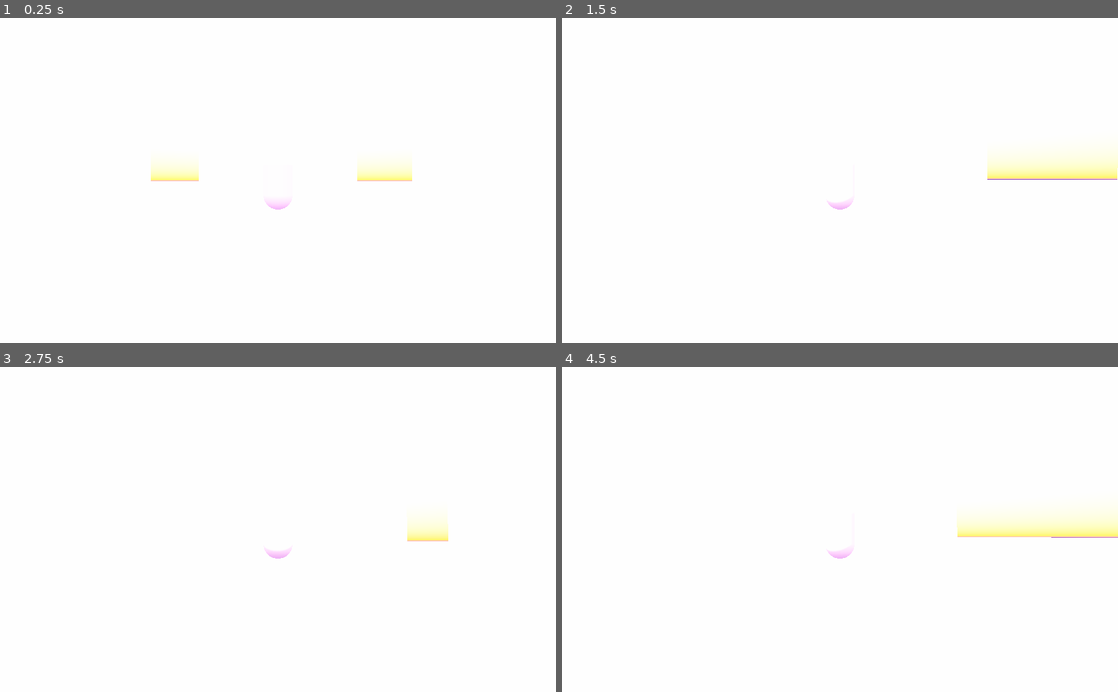
Above: before the commit, frames 1-4 (two rows, left to right).
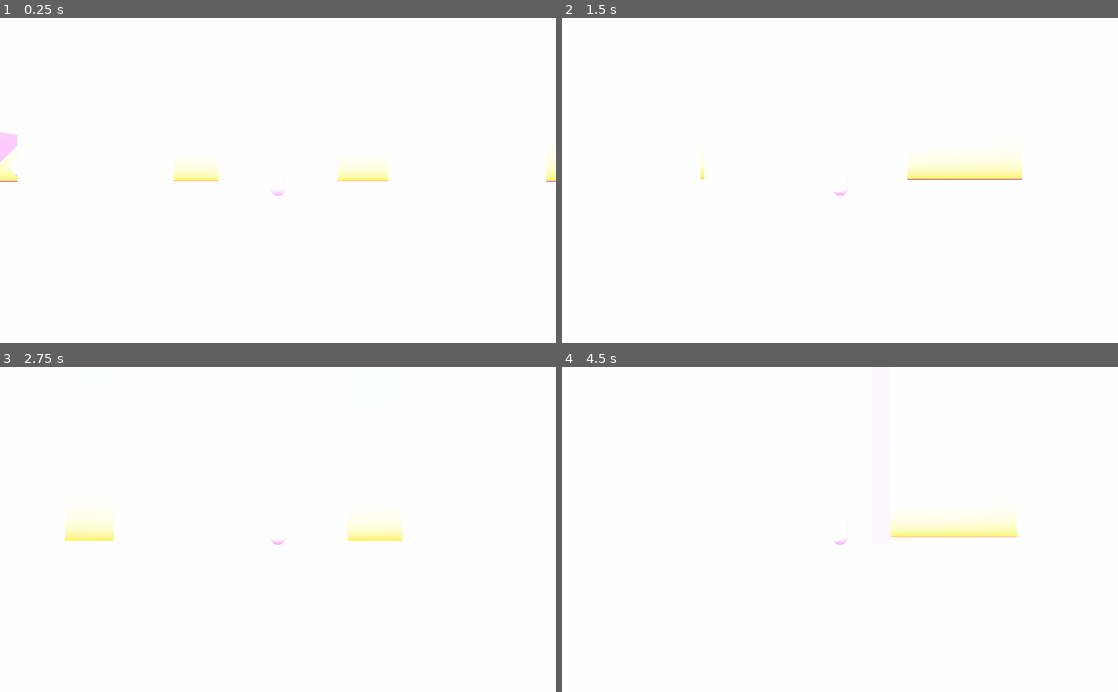
Above: after the commit, the same moments.

Repository: ChewieCB/Alpacolypse
Game: Godot game, scene res://src/levels/tl_cam_01/TL_Cam_01.tscn
Two runs of this game, one before a commit and one after it. Both use one fixed random seed, a clock stepped at 60 frames per second and the inputs below. This scene is started directly instead of the project's main scene.
Inputs (mouse positions are in pixels of both pictures, inside the frame that each line leads up to):
- Up to frame 1 (0.25 s): no input
- Up to frame 2 (1.5 s): tap Enter at 0.5 s; move the mouse to (867, 180) at 0.52 s; hold Shift (p1_charge) 0.53-1.28 s; hold W (p1_move_forwards) from 0.53 s (still down); tap Space (p1_jump) at 0.77 s; move the mouse to (812, 180) at 1.27 s; tap Down (p1_look_down) at 1.35 s
- Up to frame 3 (2.75 s): keep holding W (p1_move_forwards); tap Space (p1_jump) at 1.52 s; move the mouse to (289, 523) at 2.02 s; hold Left (p1_look_left) from 2.03 s (still down)
- Up to frame 4 (4.5 s): keep holding W (p1_move_forwards); move the mouse to (834, 536) at 2.77 s; release Left (p1_look_left) at 2.78 s; tap Right (p1_look_right) at 2.85 s; tap Space (p1_jump) at 3.02, 3.77 s; move the mouse to (878, 532) at 3.52 s; hold Up (p1_look_up) 3.53-4.28 s; move the mouse to (795, 526) at 4.27 s; click (795, 526) at 4.35 s

The runs differ from the first frame. In frame 1, 1.3% of the frame differs, in the area x 0-100%, y 35-59%; in frame 2, 2.2%, in the area x 24-100%, y 42-59%; in frame 3, 1.6%; in frame 4, 1.9%.
Error before the commit: Attempt to call function 'is_colliding' in base 'null instance' on a null instance. (res://src/player/src/camera/camera_controller.gd:33)

Commit message:
Tweaks To Player State Movement Values

Diff:
--- a/src/player/src/PlayerController.tscn
+++ b/src/player/src/PlayerController.tscn
@@ -12,6 +12,7 @@
 [ext_resource path="res://src/player/src/state_machine/player_states/charge_jumping.gd" type="Script" id=10]
 [ext_resource path="res://src/player/src/state_machine/player_states/knockback.gd" type="Script" id=11]
 [ext_resource path="res://src/player/src/camera/camera_controller.gd" type="Script" id=12]
+[ext_resource path="res://src/ui/debug/StatusLabels.tscn" type="PackedScene" id=13]
 
 [sub_resource type="CapsuleShape" id=1]
 radius = 0.5
@@ -21,15 +22,10 @@
 
 [sub_resource type="RayShape" id=3]
 
-[sub_resource type="DynamicFontData" id=4]
-font_path = "res://assets/fonts/Daily Hours.ttf"
+[sub_resource type="ViewportTexture" id=8]
+viewport_path = NodePath("StatusLabels/Viewport")
 
-[sub_resource type="DynamicFont" id=5]
-size = 64
-font_data = SubResource( 4 )
-
-[sub_resource type="ViewportTexture" id=6]
-viewport_path = NodePath("StatusLabels/Viewport")
+[sub_resource type="SphereShape" id=7]
 
 [node name="Player" type="KinematicBody"]
 collision_layer = 2
@@ -80,37 +76,35 @@
 [node name="Knockback" type="Node" parent="StateMachine/Movement"]
 script = ExtResource( 11 )
 
-[node name="StatusLabels" type="Spatial" parent="."]
+[node name="StatusLabels" parent="." instance=ExtResource( 13 )]
 
-[node name="Viewport" type="Viewport" parent="StatusLabels"]
-size = Vector2( 320, 76 )
-transparent_bg = true
-
-[node name="StateLabel" type="Label" parent="StatusLabels/Viewport"]
-anchor_right = 1.0
-anchor_bottom = 1.0
-margin_top = -19.0
-margin_bottom = -19.0
-rect_scale = Vector2( 1, 2 )
-custom_fonts/font = SubResource( 5 )
-text = "TEMP LABEL"
-align = 1
-valign = 1
-
-[node name="Sprite3D" type="Sprite3D" parent="StatusLabels"]
-transform = Transform( 1.5, 0, 0, 0, 1, 0, 0, 0, 1, 0, 3.5, 0 )
-flip_v = true
-billboard = 1
-texture = SubResource( 6 )
+[node name="Sprite3D" parent="StatusLabels" index="1"]
+texture = SubResource( 8 )
 
 [node name="CameraPivot" type="Spatial" parent="."]
 transform = Transform( 1, 0, 0, 0, 1, 0, 0, 0, 1, 0, 1, 0 )
 script = ExtResource( 12 )
 
 [node name="Camera" type="ClippedCamera" parent="CameraPivot"]
-transform = Transform( -4.37114e-08, 0, 1, 0, 1, 0, -1, 0, -4.37114e-08, 8, 0, -3.49691e-07 )
+transform = Transform( -4.37114e-08, 0, 1, 0, 1, 0, -1, 0, -4.37114e-08, 16, 0, 0 )
 current = true
 near = 0.01
 far = 1000.0
-margin = 1.6
+margin = 2.0
 clip_to_areas = true
+
+[node name="Area" type="Area" parent="CameraPivot/Camera"]
+collision_mask = 3
+
+[node name="CollisionShape" type="CollisionShape" parent="CameraPivot/Camera/Area"]
+shape = SubResource( 7 )
+
+[node name="MaxRayCast" type="RayCast" parent="CameraPivot"]
+enabled = true
+cast_to = Vector3( 16, 0, 0 )
+
+[node name="MinRayCast" type="RayCast" parent="CameraPivot"]
+enabled = true
+cast_to = Vector3( 2, 0, 0 )
+
+[editable path="StatusLabels"]
--- a/src/player/src/state_machine/player_states/_movement.gd
+++ b/src/player/src/state_machine/player_states/_movement.gd
@@ -8,9 +8,9 @@
 # TODO: Make these null and raise an exception to indicate bad State extension
 #       to better separate movement vars.
 export var max_speed = 0
-export var move_speed = 10
+export var move_speed = 20
 export var gravity = -80.0
-export var jump_impulse = 30
+export var jump_impulse = 35
 export (float, 0.1, 20.0, 0.1) var rotation_speed_factor := 10.0
 
 export (int, 0, 200) var inertia = 0
--- a/src/player/src/state_machine/player_states/charge_falling.gd
+++ b/src/player/src/state_machine/player_states/charge_falling.gd
@@ -4,8 +4,8 @@
 onready var coyote_time = Timer.new()
 onready var was_on_floor = false
 
-var max_speed = 24.0
-var move_speed = 20.0
+var max_speed = 40.0
+var move_speed = 40.0
 var gravity = -100.0
 var jump_impulse = 140
 var rotation_speed_factor := 6.0
--- a/src/player/src/state_machine/player_states/charge_jumping.gd
+++ b/src/player/src/state_machine/player_states/charge_jumping.gd
@@ -1,8 +1,8 @@
 extends State
 # State for when the player is jumping AND charging
 
-var max_speed = 25.0
-var move_speed = 30.0
+var max_speed = 40.0
+var move_speed = 40.0
 var gravity = -70.0
 var jump_impulse = 110
 var rotation_speed_factor := 6.0
--- a/src/player/src/state_machine/player_states/charging.gd
+++ b/src/player/src/state_machine/player_states/charging.gd
@@ -1,7 +1,7 @@
 extends State
 
-var max_speed = 24.0
-var move_speed = 20.0
+var max_speed = 40.0
+var move_speed = 40.0
 var gravity = -70.0
 var jump_impulse = 140
 var rotation_speed_factor := 6.0
--- a/src/player/src/state_machine/player_states/falling.gd
+++ b/src/player/src/state_machine/player_states/falling.gd
@@ -4,8 +4,8 @@
 onready var coyote_time = Timer.new()
 onready var was_on_floor = false
 
-export var max_speed = 12.0
-export var move_speed = 10.0
+export var max_speed = 20.0
+export var move_speed = 20.0
 export var gravity = -80.0
 export var jump_impulse = 30
 export (float, 0.1, 20.0, 0.1) var rotation_speed_factor := 10.0
--- a/src/player/src/state_machine/player_states/walking.gd
+++ b/src/player/src/state_machine/player_states/walking.gd
@@ -1,8 +1,8 @@
 extends State
 # Basic state when the player is moving around until jumping or lack of input
 
-export var max_speed = 12.0
-export var move_speed = 10.0
+export var max_speed = 20.0
+export var move_speed = 20.0
 export var gravity = -80.0
 export var jump_impulse = 30
 export (float, 0.1, 20.0, 0.1) var rotation_speed_factor := 10.0
